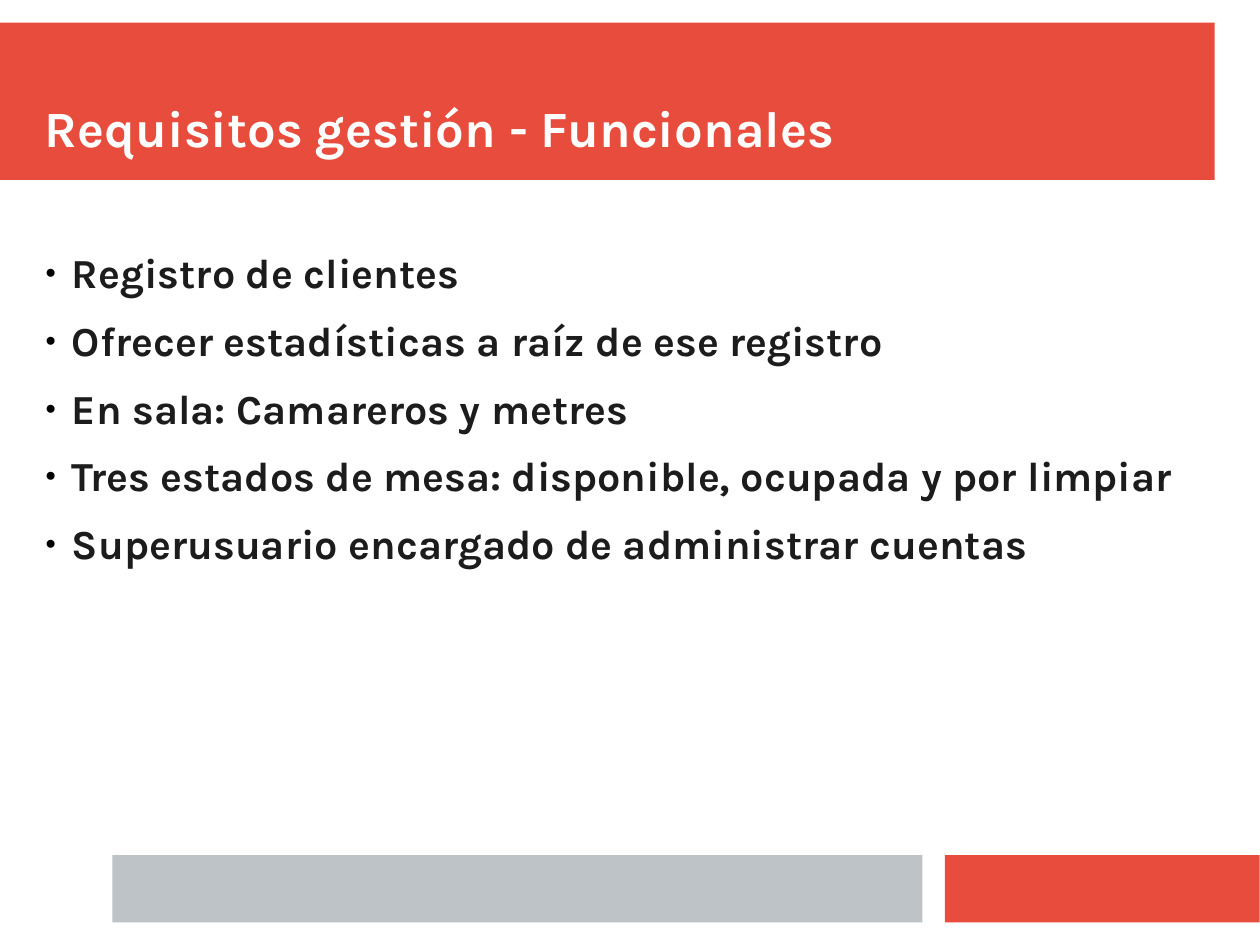
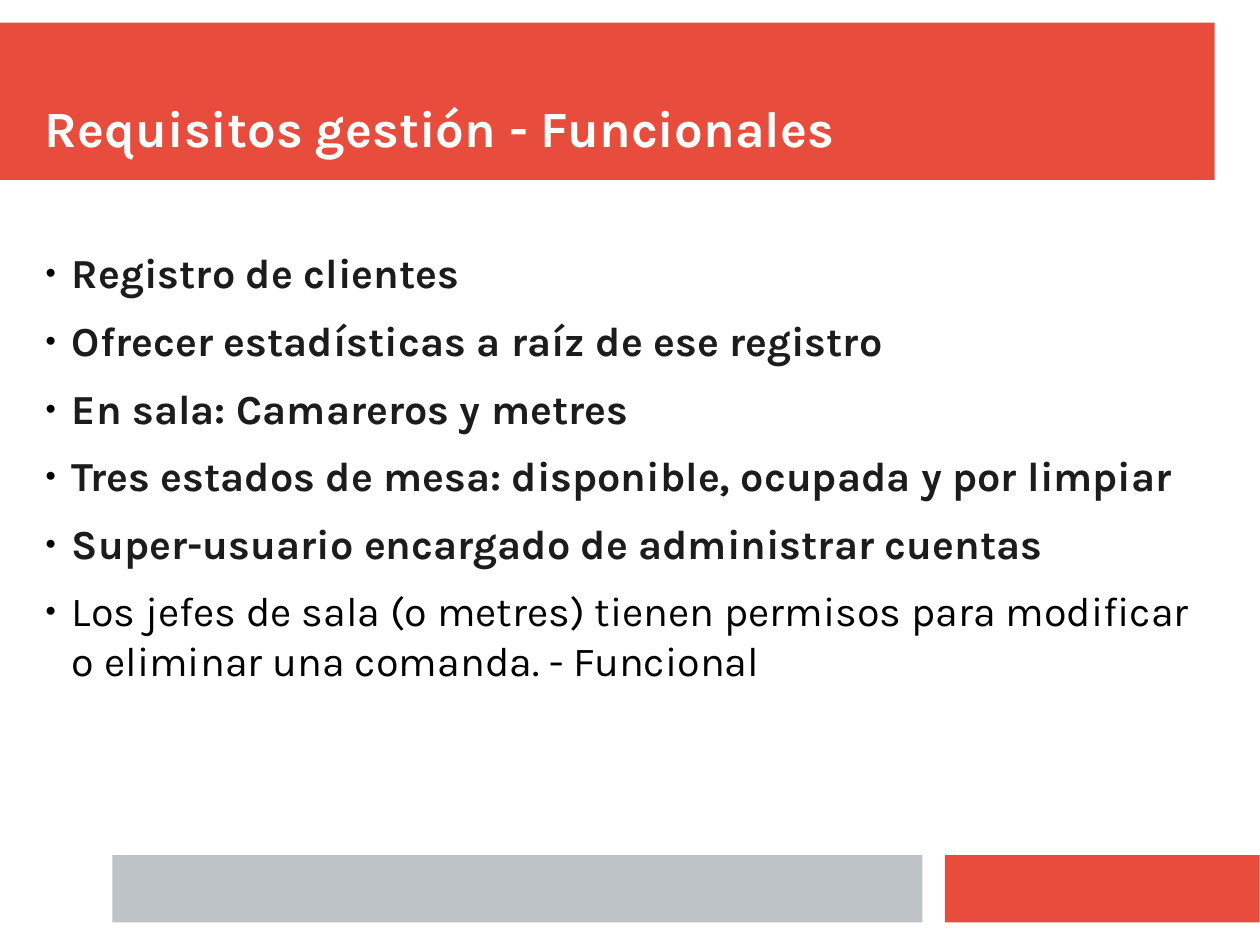
Before and after one commit to Juanba1998/APP-Restaurante, a slide deck: slide 7 of Material/Presentación/presentacion.pptx. Drawn at 1260x945 pixels with LibreOffice and Linux fonts; fonts in the diff are those of the drawing. Boxes give left, top, right and bottom in pixels: in the first picture for what was removed or moved away, otherwise in the second. Text is boxed around its words. In the diff, an @@ line names an element or a change of style, - is before the commit and + after.

```diff
--- a/Material/Presentación/presentacion.pptx
+++ b/Material/Presentación/presentacion.pptx
@@ text at bbox=[72, 529, 1189, 677]: text changed; text colour #1C1C1C to #000000; bold off @@
-● Superusuario encargado de administrar cuentas
+● Super-usuario encargado de administrar cuentas
+● Los jefes de sala (o metres) tienen permisos para modificar o eliminar una comanda. - Funcional
```
Also in this commit, not shown: 5 other slides changed.
